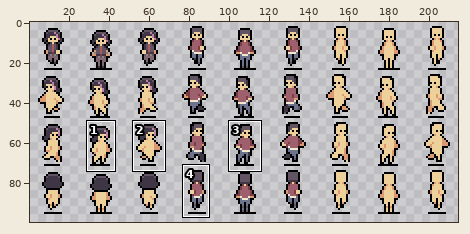
Pixel-art file -- ART/Jacson/Sprites/StudentNPCs.aseprite. Above: a wide view before the commit, with the close-up outlined.
Close-up. The starting point:
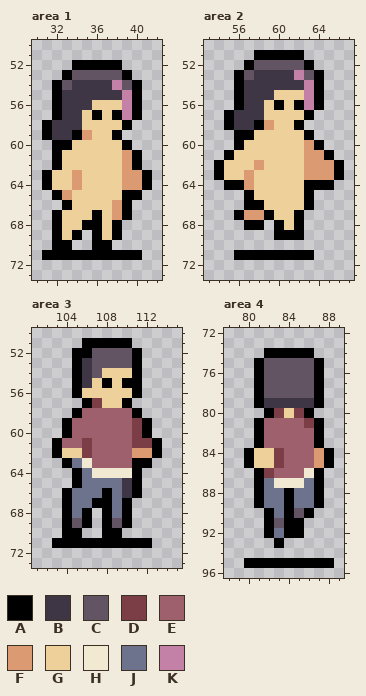
288x192 pixels, 1 frame. Shown: area 1: x 30..42, y 50..73; area 2: x 53..67, y 50..73; area 3: x 101..115, y 50..73; area 4: x 78..89, y 72..96. The wide view leaves out empty margins. The commit also changed other parts of the picture, which this record leaves out.
Palette (. is transparent): A #000000  B #3f3645  C #635463  D #7b3e46  E #9e606d  F #dc9a72  G #eed09b  H #f2e9d3  J #6d738d  K #c381a7
The result:
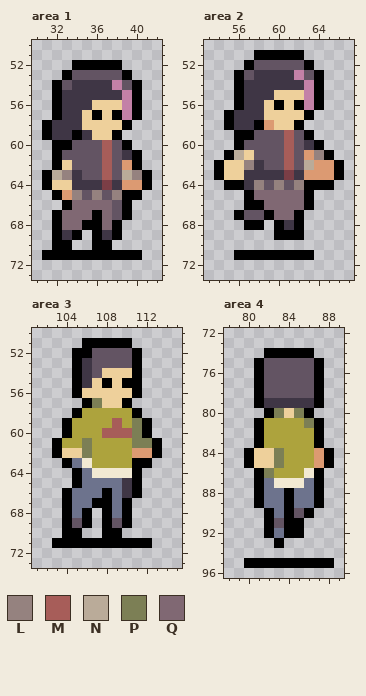
Colours new in this view: L #95827f  M #a75d59  N #baab99  P #7c7f55  Q #806873
Changes in this commit:
Colour E changes from #9e606d to #ada33d.
Area 1, layer "Clothes":
Colour F gives way to colour B in row 59 at x 35; in row 61 at x 39; in rows 63 to 64 at x 34.
Colour G gives way to colour B in row 64 at x 35 to 36 and 38; in row 69 at x 33 and 37.
Colour F gives way to colour C in rows 66 to 67 at x 38.
Colour G gives way to colour C in row 60 at x 34 to 36 and 38; in row 61 at x 33 to 36 and 38; in row 62 at x 34 to 36 and 38; in row 63 at x 35 to 36 and 38; in row 65 at x 35 and 37.
Colour G gives way to colour D in row 64 at x 37.
Colour F gives way to colour L in row 63 at x 40.
Colour G gives way to colour L in row 63 at x 33; in row 65 at x 34, 36 and 38.
Colour G gives way to colour M in rows 60 to 63 at x 37.
Colour F gives way to colour N in row 63 at x 39.
Colour G gives way to colour N in row 63 at x 32.
Colour G gives way to colour Q in row 66 at x 34 to 37; in row 67 at x 33 to 35 and 37; in row 68 at x 33 to 34 and 37.
Area 2, layer "Clothes":
Colour F gives way to colour B in row 60 at x 63; in row 62 at x 58; in rows 63 to 64 at x 57.
Colour G gives way to colour B in row 63 at x 58 to 60 and 62; in row 68 at x 61.
Colour F gives way to colour C in row 67 at x 57 to 58.
Colour G gives way to colour C in row 59 at x 58 to 60 and 62; in row 60 at x 57 to 60 and 62; in row 61 at x 58 to 60 and 62; in row 62 at x 59 to 60 and 62; in row 64 at x 59 and 61.
Colour G gives way to colour D in row 63 at x 61.
Colour F gives way to colour L in row 61 at x 64.
Colour G gives way to colour L in row 62 at x 57; in row 64 at x 58, 60 and 62.
Colour G gives way to colour M in rows 59 to 62 at x 61.
Colour F gives way to colour N in row 62 at x 63.
Colour G gives way to colour N in row 61 at x 56.
Colour G gives way to colour Q in row 65 at x 58 to 62; in row 66 at x 59 to 62; in row 67 at x 60 to 61.
Area 3, layer "Clothes":
Colour E gives way to colour M in row 59 at x 109; in row 60 at x 108 to 110.
Colour D gives way to colour P in row 57 at x 107; in rows 59 to 60 at x 111; in row 61 at x 106 and 111 to 112; in row 62 at x 106.
Area 4, layer "Clothes":
Colour D gives way to colour P in row 80 at x 83 and 85; in row 81 at x 86; in rows 84 to 85 at x 83; in row 86 at x 82.
